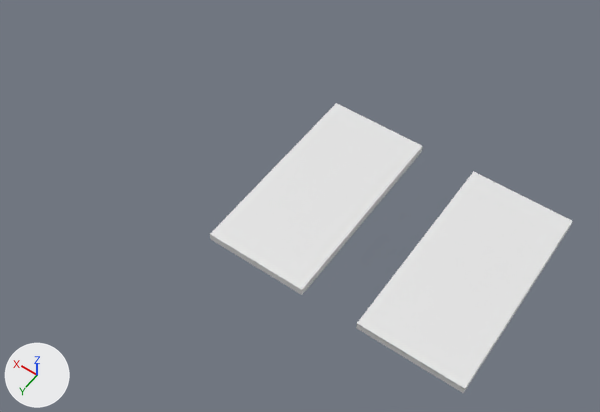
A saved change to the Blender file Blender/Assets/Wood/Platforms/Platforms.blend.
The view is the same before and after, from a 50 mm camera at (-3.26, 4.96, 7.32) aimed at (0.2, 0.12, -0.3). Arrows for +X, +Y and +Z are at lower left; the lights stay in place.

Before the edit, the objects in view are built like this:
```python
me_cube = bpy.data.meshes.new('Cube')
me_cube.from_pydata(...)  # a box spanning x -0.305..0.305, y -0.305..0.305, z -0.305..0.305
me_cube_003 = bpy.data.meshes.new('Cube.003')
me_cube_003.from_pydata(...)  # a box spanning x -0.305..0.305, y -0.305..0.305, z -0.305..0.305
me_cube_006 = bpy.data.meshes.new('Cube.006')
me_cube_006.from_pydata(...)  # 40 vertices, 30 faces; spans x -0.3..0.3, y -0.3..0.3, z -2.84..0.3
ob_4x8_platform = bpy.data.objects.new('4x8 Platform', me_cube_006)
ob_4x8_platform.location = (-1.891, 0.0, 0.044)
ob_4x8_platform.scale = (2.0, 4.0, 0.0312)
ob_cube = bpy.data.objects.new('Cube', me_cube)
ob_cube.location = (0.0, 0.0, 0.044)
ob_cube.scale = (2.0, 4.0, 0.0312)
ob_cube_003 = bpy.data.objects.new('Cube.003', me_cube_003)
ob_cube_003.location = (0.0, 1.2, 0.0)
ob_cube_003.rotation_euler = (0.0, 0.0, 1.571)  # degrees (0, 0, 90)
ob_cube_003.scale = (0.0625, 2.0, 0.146)
```
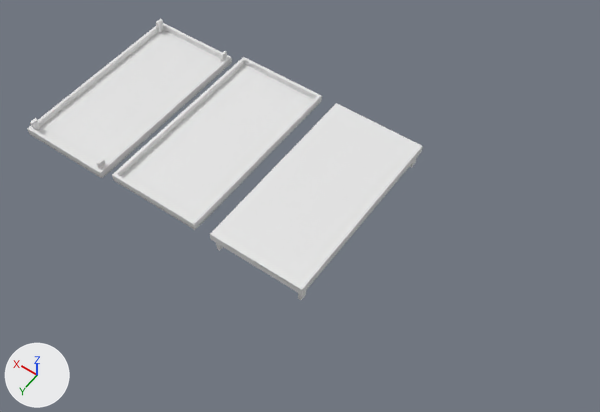
The newer file is also turned or shifted as a whole; pictures and numbers use the older file's frame.

What the commit changed:
Material 'Material.003' (mat_material_003) is new.
Its base color is (0.8, 0.8, 0.8) (white #e7e7e7).
Its roughness is 0.4.
Mesh me_cube_011 is new.
It has 72 vertices, 54 faces and spans x 2.07..2.68, y -0.3..0.3, z -6.5..-0.3.
It uses material mat_material_003 (white #e7e7e7).
Object 'Cube.003' (ob_cube_003) moves from (0.0, 1.2, 0.0) to (0.0, -1.2, 0.0).
Object '4x8 Platform' (ob_4x8_platform) now shows me_cube_011 instead of me_cube_006.
Object '4x8 Platform.001' (ob_4x8_platform_001) is new; it shows me_cube_006.
Its location is (1.439, 0.0, -0.035).
Its rotation in degrees is (180, 0, 0).
Its scale is (2.0, 4.0, 0.0312).

Pixel boxes [x1, y1, x2, y2] of what changed, in the pictures (600 x 412 px):
'4x8 Platform', reshaped (28% shorter)
    before: [356, 171, 573, 393]
    after: [27, 19, 232, 178]
'4x8 Platform.001', added
    after: [112, 57, 322, 230]
'Cube.003', moved (not visible afterwards)
    before: [210, 235, 304, 295]
